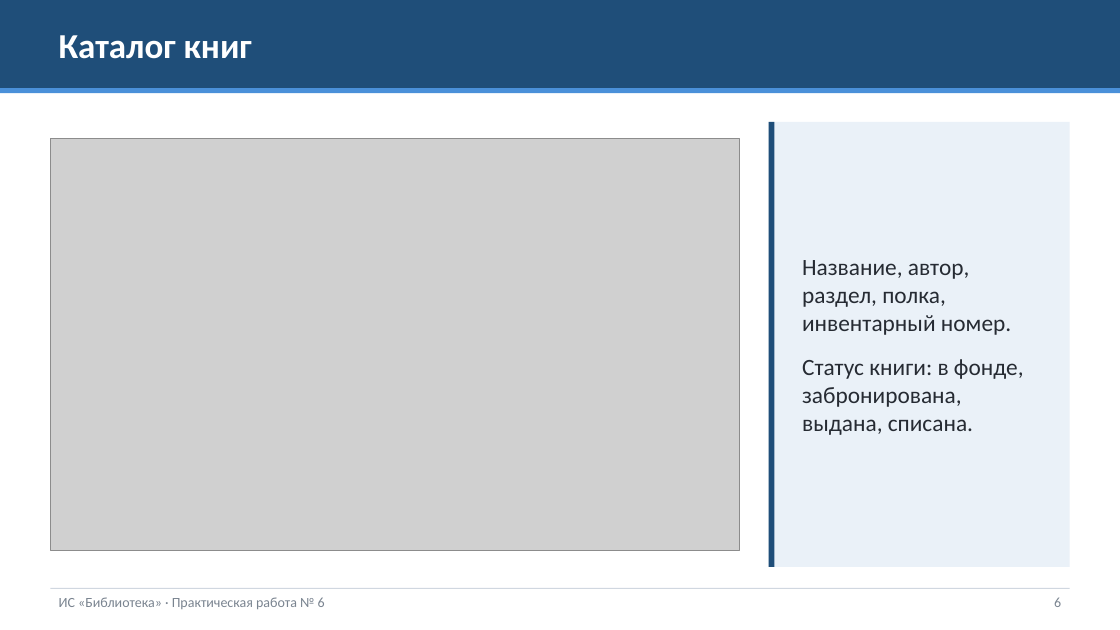
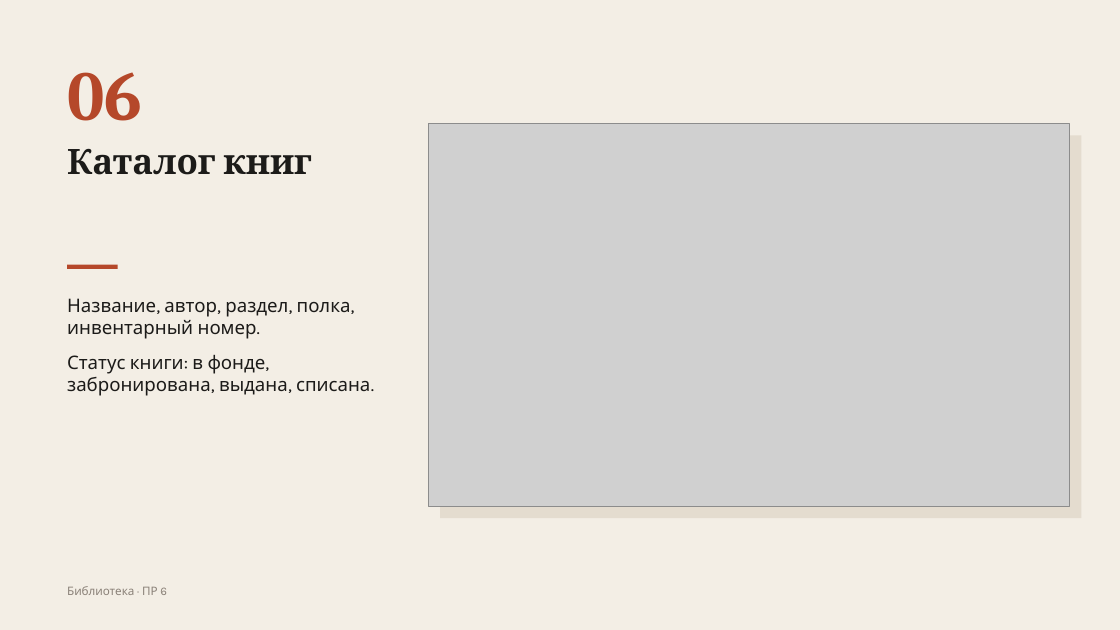
Before and after one commit to aaa111ws/MDK04.01-, a slide deck: slide 6 of pr6/Презентация.pptx. Drawn at 1120x630 pixels with LibreOffice and Linux fonts; fonts in the diff are those of the drawing; grey boxes stand for pictures. Boxes give left, top, right and bottom in pixels: in the first picture for what was removed or moved away, otherwise in the second. Text is boxed around its words. In the diff, an @@ line names an element or a change of style, - is before the commit and + after.

```diff
--- a/pr6/Презентация.pptx
+++ b/pr6/Презентация.pptx
@@ background #FFFFFF to #F3EEE5 @@
@@ rectangle removed at bbox=[0, 0, 1120, 88] @@
@@ rectangle removed at bbox=[0, 88, 1120, 93] @@
@@ text added at bbox=[67, 72, 142, 121], 60 pt, text #B5482A, bold @@
+06
@@ text "Каталог книг": place and size @@
-text "Каталог книг" at bbox=[59, 35, 252, 59]
+text "Каталог книг" at bbox=[67, 149, 312, 175]
@@ text "Каталог книг" at bbox=[67, 149, 312, 175]: font Calibri to Cambria, text colour #FFFFFF to #1C1B19; line spacing 1 to 0.95; vertical alignment middle to top @@
@@ picture: place and size @@
-picture at bbox=[50, 139, 739, 550]
+picture at bbox=[429, 124, 1070, 507]
@@ rectangle added at bbox=[440, 135, 1081, 518], fill #E4DCCF @@
@@ rectangle removed at bbox=[769, 122, 1070, 567] @@
@@ rectangle removed at bbox=[769, 122, 775, 567] @@
@@ rectangle added at bbox=[67, 265, 118, 269], fill #B5482A @@
@@ text "Название, автор, раздел, полка, инвентарный ...": place and size @@
-text "Название, автор, раздел, полка, инвентарный ..." at bbox=[802, 260, 1024, 435]
+text "Название, автор, раздел, полка, инвентарный ..." at bbox=[67, 298, 370, 396]
@@ text "Название, автор, раздел, полка, инвентарный ..." at bbox=[67, 298, 370, 396]: size 20 to 16 pt, font Calibri to Karla, text colour #262B33 to #1C1B19; less space between paragraphs; vertical alignment middle to top @@
@@ rectangle removed at bbox=[50, 588, 1070, 589] @@
@@ text at bbox=[67, 586, 167, 595]: text changed; size 12 to 10 pt; font Calibri to Karla; text colour #7A8490 to #8A8178 @@
-ИС «Библиотека» · Практическая работа № 6
+Библиотека · ПР 6
@@ text removed at bbox=[1054, 597, 1061, 607] @@
-6
```
Also in this commit, not shown: 11 other slides changed.
